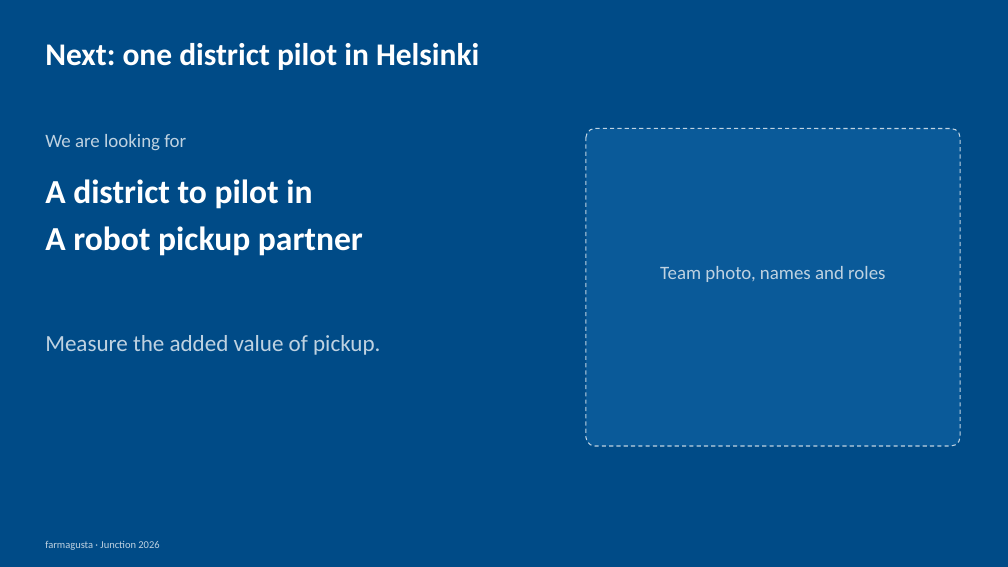
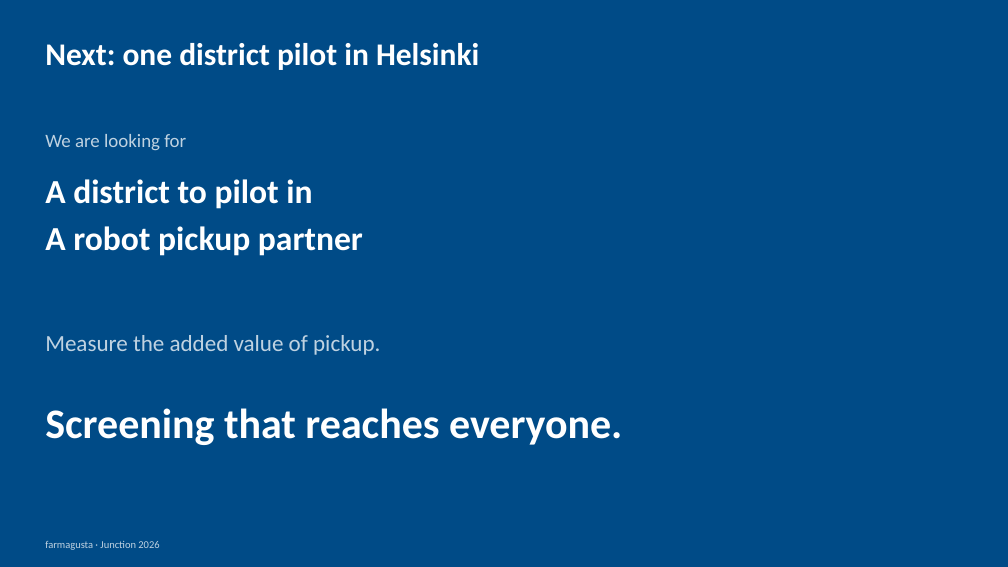
Before and after one commit to rromppanen/junction26, a slide deck: slide 13 of docs/pitch/farmagusta-screening-attendance.pptx (slide 14 before the commit). Drawn at 1008x567 pixels with LibreOffice and Linux fonts; fonts in the diff are those of the drawing. Boxes give left, top, right and bottom in pixels: in the first picture for what was removed or moved away, otherwise in the second. Text is boxed around its words. In the diff, an @@ line names an element or a change of style, - is before the commit and + after.

```diff
--- a/docs/pitch/farmagusta-screening-attendance.pptx
+++ b/docs/pitch/farmagusta-screening-attendance.pptx
@@ rounded rectangle removed at [586,129,960,446] @@
@@ text removed at [660,266,885,282] @@
-Team photo, names and roles
@@ text added at [45,408,622,445], 40 pt, text #FFFFFF, bold @@
+Screening that reaches everyone.
```
Also in this commit, not shown: 1 slide added, 2 slides removed.
